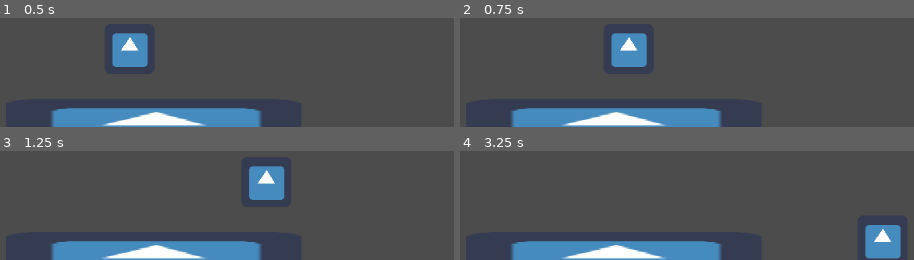
Above: before the commit, frames 1-4 (two rows, left to right).
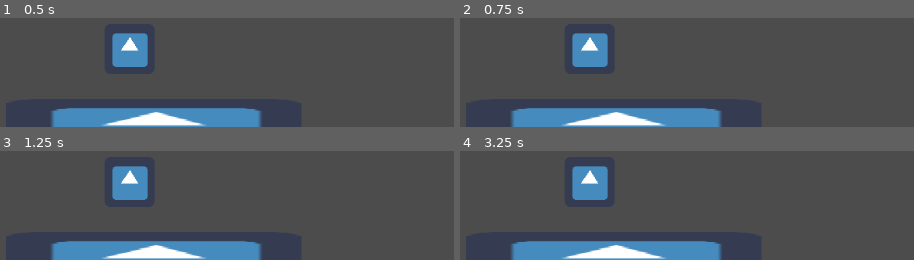
Above: after the commit, the same moments.

Repository: HenryFBP/2d-godot-game
Game: Godot game, scene res://icon.tscn
Two runs of this game, one before a commit and one after it. Both use one fixed random seed, a clock stepped at 60 frames per second and the inputs below. The engine's default icon, where the game draws it, is replaced by a stand-in: a white triangle on a blue panel in a dark square.
Inputs:
- Up to frame 1 (0.5 s): no input
- Up to frame 2 (0.75 s): tap Enter at 0.5 s; hold Right (ui_right) from 0.53 s (still down)
- Up to frame 3 (1.25 s): keep holding Right (ui_right)
- Up to frame 4 (3.25 s): release Right (ui_right) at 1.28 s; hold Down (ui_down) 1.28-2.03 s; tap Space at 2 s; hold Right (ui_right) 2.03-2.78 s; tap Enter at 2.75 s; hold Up (ui_up) from 2.78 s (still down)

Frame 1 is identical in both runs. In frame 2, 4.9% of the frame differs, in the area x 24-42%, y 13-45%; in frame 3, 4.9%; in frame 4, 4.9%, in the area x 24-98%, y 13-100%.

Commit message:
add collision to ground

Diff:
--- a/icon.tscn
+++ b/icon.tscn
@@ -8,6 +8,11 @@
 custom_solver_bias = 0.0
 extents = Vector2( 10, 10 )
 _sections_unfolded = [ "Resource" ]
+
+[sub_resource type="RectangleShape2D" id=2]
+
+custom_solver_bias = 0.0
+extents = Vector2( 110.25, 10 )
 
 [node name="Root" type="Node" index="0"]
 
@@ -46,3 +51,9 @@
 position = Vector2( 531.081, 595.948 )
 scale = Vector2( 5.90972, 1 )
 texture = ExtResource( 2 )
+
+[node name="CollisionShape2D" type="CollisionShape2D" parent="Ground" index="1"]
+
+position = Vector2( 530.886, 598.69 )
+scale = Vector2( 1.67999, 2.61876 )
+shape = SubResource( 2 )
--- a/project.godot
+++ b/project.godot
@@ -16,11 +16,13 @@
 
 [input]
 
-move_left=[ Object(InputEventKey,"resource_local_to_scene":false,"resource_name":"","device":0,"alt":false,"shift":false,"control":false,"meta":false,"command":false,"pressed":false,"scancode":65,"unicode":0,"echo":false,"script":null)
+player_left=[ Object(InputEventKey,"resource_local_to_scene":false,"resource_name":"","device":0,"alt":false,"shift":false,"control":false,"meta":false,"command":false,"pressed":false,"scancode":65,"unicode":0,"echo":false,"script":null)
  ]
-move_right=[ Object(InputEventKey,"resource_local_to_scene":false,"resource_name":"","device":0,"alt":false,"shift":false,"control":false,"meta":false,"command":false,"pressed":false,"scancode":68,"unicode":0,"echo":false,"script":null)
+player_right=[ Object(InputEventKey,"resource_local_to_scene":false,"resource_name":"","device":0,"alt":false,"shift":false,"control":false,"meta":false,"command":false,"pressed":false,"scancode":68,"unicode":0,"echo":false,"script":null)
  ]
-jump=[ Object(InputEventKey,"resource_local_to_scene":false,"resource_name":"","device":0,"alt":false,"shift":false,"control":false,"meta":false,"command":false,"pressed":false,"scancode":87,"unicode":0,"echo":false,"script":null)
+player_up=[ Object(InputEventKey,"resource_local_to_scene":false,"resource_name":"","device":0,"alt":false,"shift":false,"control":false,"meta":false,"command":false,"pressed":false,"scancode":87,"unicode":0,"echo":false,"script":null)
+ ]
+player_down=[ Object(InputEventKey,"resource_local_to_scene":false,"resource_name":"","device":0,"alt":false,"shift":false,"control":false,"meta":false,"command":false,"pressed":false,"scancode":83,"unicode":0,"echo":false,"script":null)
  ]
 
 [rendering]
--- a/src/icon.gd
+++ b/src/icon.gd
@@ -3,22 +3,22 @@
 var speed = 250
 var velocity = Vector2()
 
+var movement_factor = 1
+var input_maps = {
+	'player_right': Vector2(movement_factor, 0),
+	'player_left': Vector2(-movement_factor, 0),
+	'player_up': Vector2(0, -movement_factor),
+	'player_down': Vector2(0, movement_factor),
+	}
+
 func get_input():
-	var factor = 10
-	# Detect up/down/left/right keystate and only move when pressed
+
 	velocity = Vector2()
 
-	if Input.is_action_pressed('ui_right'):
-		velocity.x += factor
+	for key in input_maps.keys():
+		if Input.is_action_pressed(key):
+			velocity += input_maps[key]
 
-	if Input.is_action_pressed('ui_left'):
-		velocity.x -= factor
-
-	if Input.is_action_pressed('ui_down'):
-		velocity.y += factor
-
-	if Input.is_action_pressed('ui_up'):
-		velocity.y -= factor
 	velocity = velocity.normalized() * speed
 
 func _physics_process(delta):
Not shown: 1 places in icon.tscn that only renumber resources
